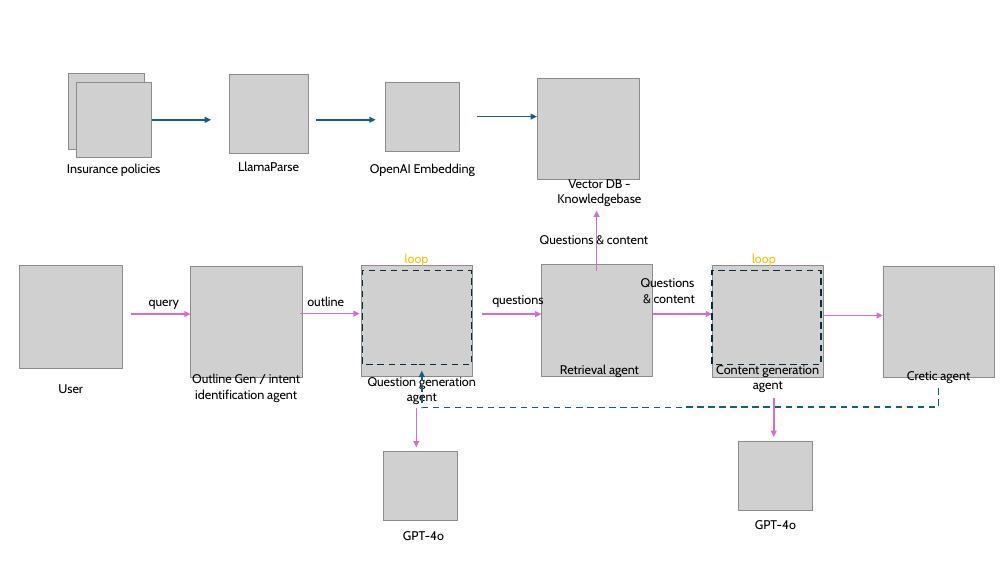
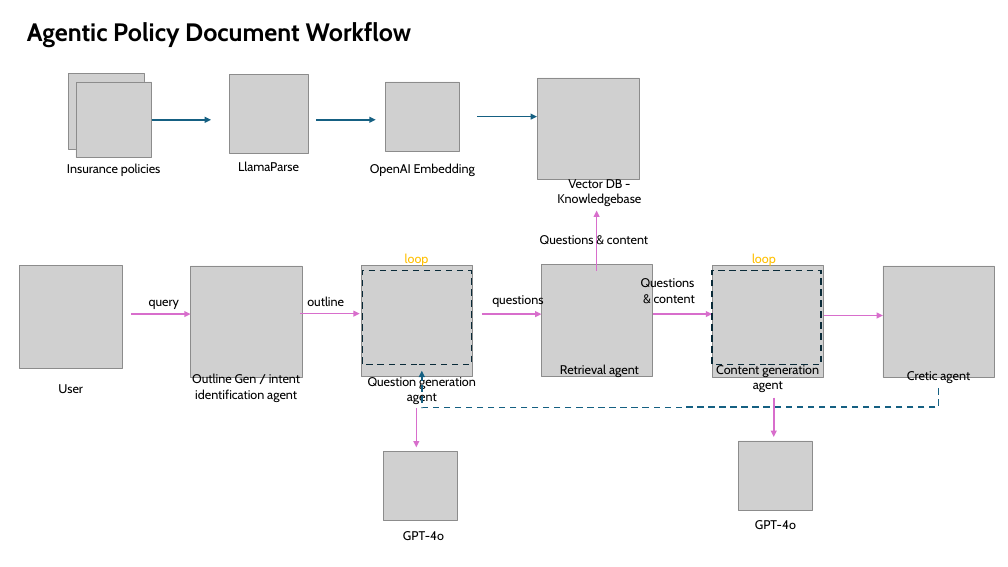
Before and after one commit to cwijayasundara/insurence_policy_agents, a slide deck: slide 1 of design/policy_agents.pptx. Drawn at 1008x567 pixels with LibreOffice and Linux fonts; fonts in the diff are those of the drawing; grey boxes stand for pictures. Boxes give left, top, right and bottom in pixels: in the first picture for what was removed or moved away, otherwise in the second. Text is boxed around its words. In the diff, an @@ line names an element or a change of style, - is before the commit and + after.

```diff
--- a/design/policy_agents.pptx
+++ b/design/policy_agents.pptx
@@ text added at (x1=27, y1=22, x2=412, y2=47), 24 pt, text #000000, bold @@
+Agentic Policy Document Workflow
```
Also in this commit, not shown: 1 slide added, 2 other files.
